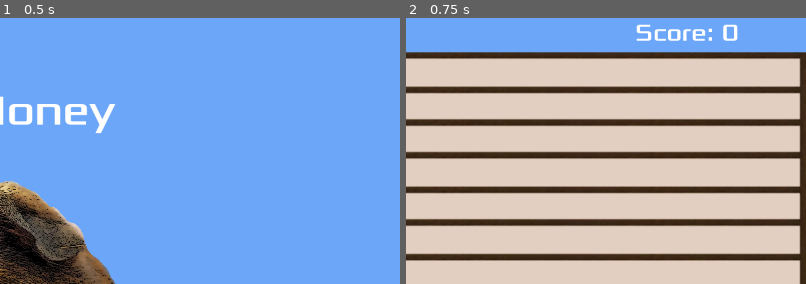
Above: before the commit, frames 1-2 (left to right).
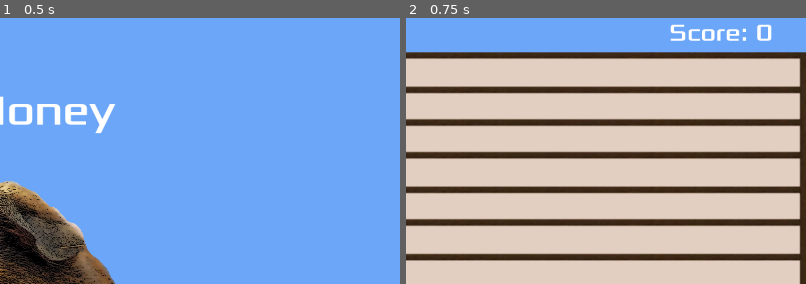
Above: after the commit, the same moments.

Repository: bristol-pride-game-jam/Honey
Game: Godot game, scene res://Main.tscn
The game is run twice, just before and just after one commit, with the same random seed, the same clock (stepped at 60 frames per second) and the same inputs.
Inputs:
- Up to frame 1 (0.5 s): no input
- Up to frame 2 (0.75 s): click "Play" at 0.5 s
The pictures show only the part of the screen within x 50-100%, y 0-50%; the shares and areas given below are measured in that part.

Frame 1 is identical in both runs. In frame 2, 1.0% of the frame differs, in the area x 57-92%, y 2-9%.

Commit message:
Removed right space around score label

Diff:
--- a/HUD.tscn
+++ b/HUD.tscn
@@ -69,7 +69,7 @@
 visible = false
 anchor_left = 1.0
 anchor_right = 1.0
-margin_left = -257.0
+margin_left = -206.0
 margin_bottom = 45.0
 rect_pivot_offset = Vector2( 87, 150 )
 custom_fonts/font = SubResource( 5 )
